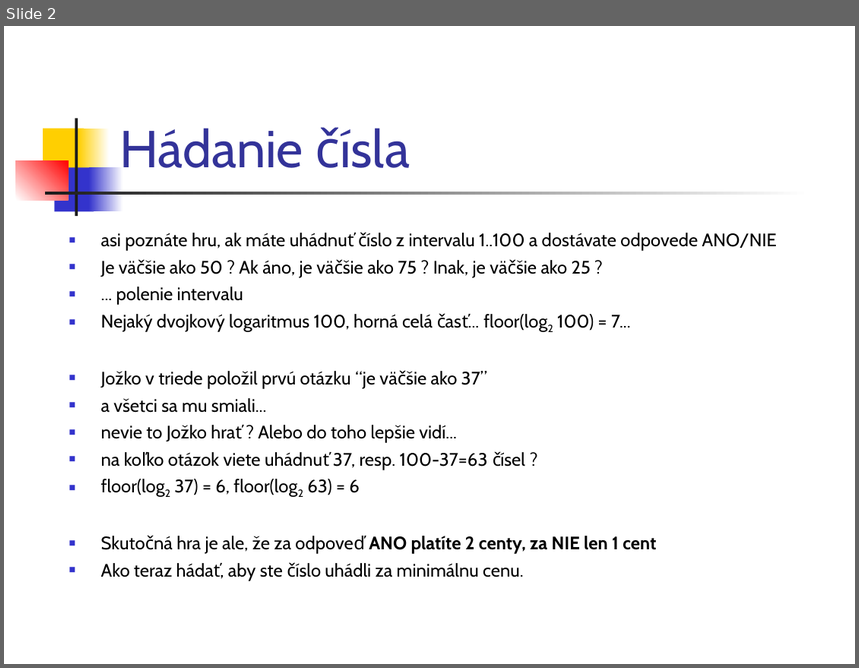
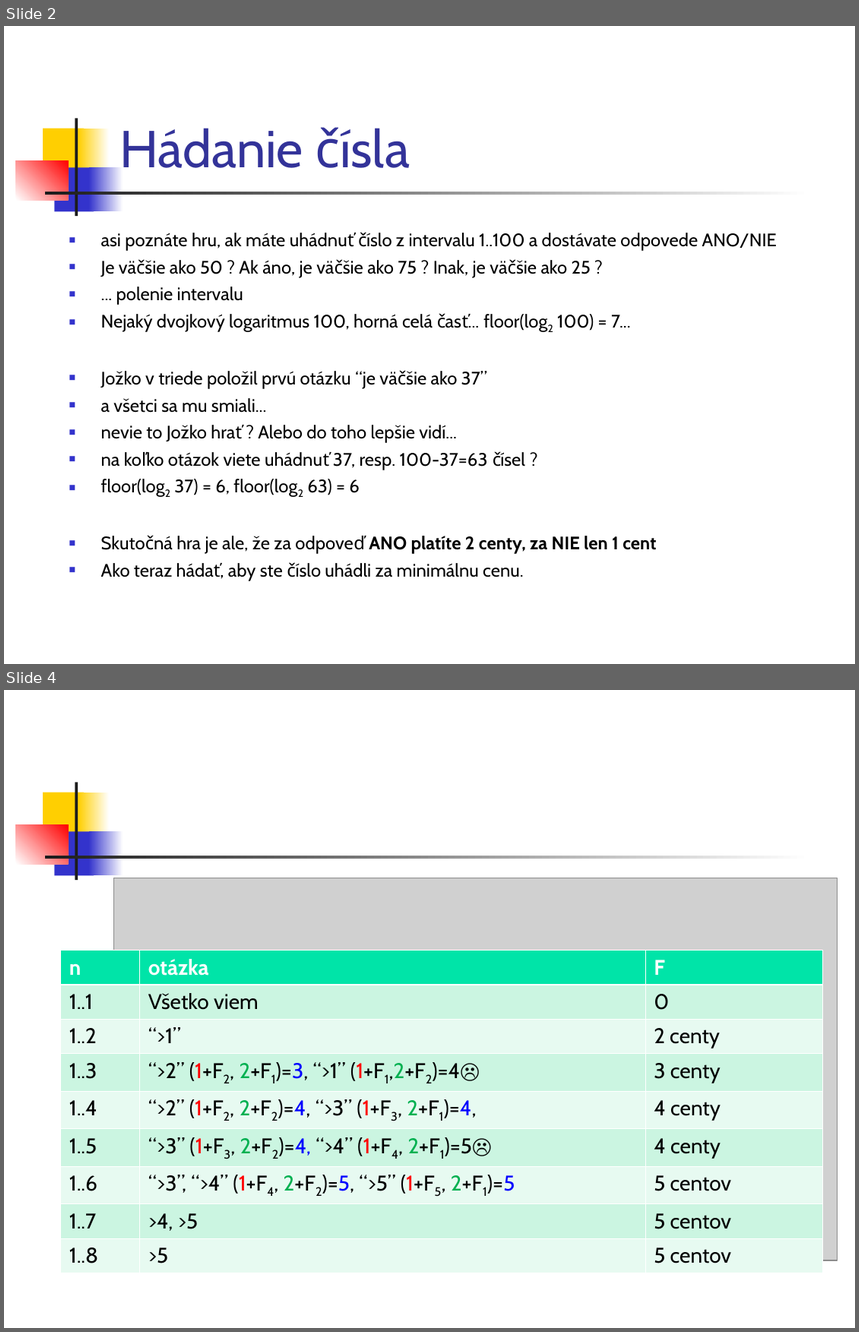
Before and after one commit to paradigmy/Prednasky, a slide deck: 03/gameska3.ppt. Shown one above the other, each under a label of ours: slide 2 before the commit, slides 2 and 4 after it; the slides between them are not shown. The pictures are 859x668 and 859x1332 pixels, drawn with LibreOffice and Linux fonts; fonts in the diff are those of the drawing; grey boxes stand for pictures. Boxes give left, top, right and bottom in pixels: in the first picture for what was removed or moved away, otherwise in the second. Text is boxed around its words. In the diff, an @@ line names an element or a change of style, - is before the commit and + after.

```diff
--- a/03/gameska3.ppt
+++ b/03/gameska3.ppt
@@ slide 4 added at <box>4,690,855,1328</box>, background #FFFFFF; not listed: 7 template elements that a slide beside it also shows @@
@@ picture added at <box>113,878,837,1262</box> @@
@@ table added at <box>61,951,823,1267</box>, 9 rows, 3 columns @@
+n | otázka | F
+1..1 | Všetko viem | 0
+1..2 | “>1” | 2 centy
+1..3 | “>2” (1+F2, 2+F1)=3, “>1” (1+F1,2+F2)=4☹ | 3 centy
+1..4 | “>2” (1+F2, 2+F2)=4, “>3” (1+F3, 2+F1)=4, | 4 centy
+1..5 | “>3” (1+F3, 2+F2)=4, “>4” (1+F4, 2+F1)=5☹ | 4 centy
+1..6 | “>3”, “>4” (1+F4, 2+F2)=5, “>5” (1+F5, 2+F1)=5 | 5 centov
+1..7 | >4, >5 | 5 centov
+1..8 | >5 | 5 centov
```
Also in this commit, not shown: 5 other files.
